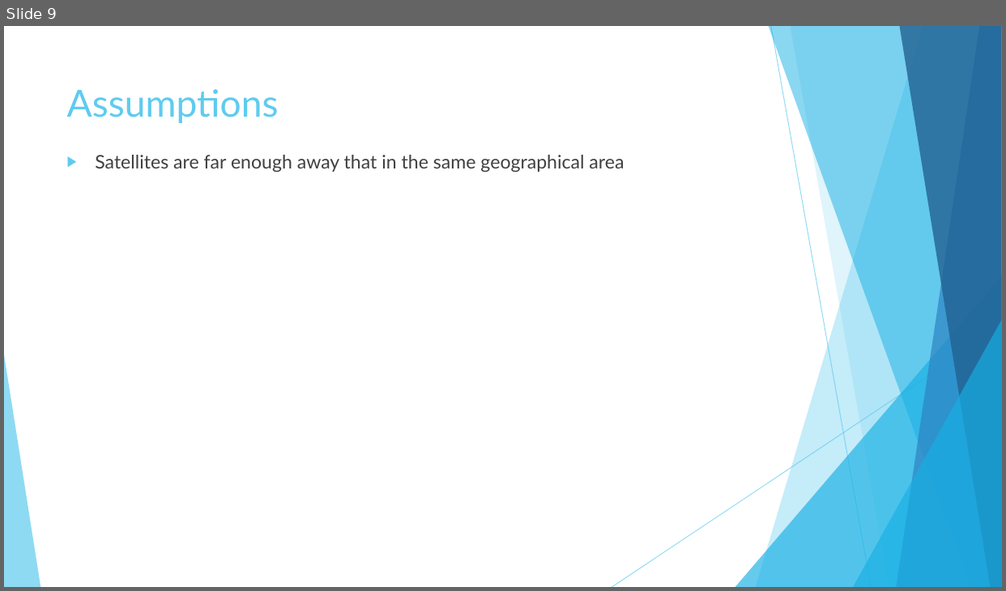
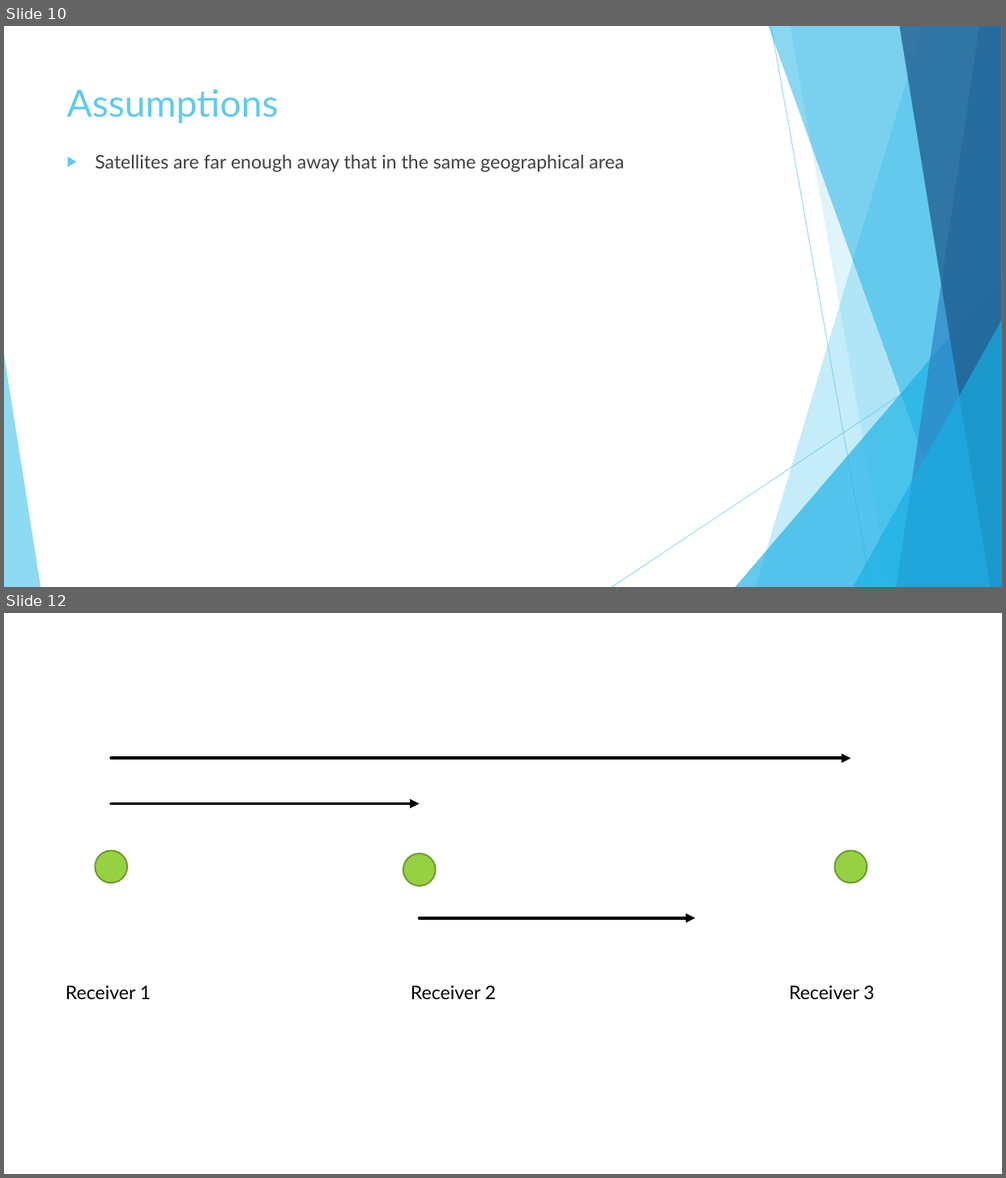
Before and after one commit to Lydia-D/Thesis_GH, a slide deck: Instantaneous Relative Positioning of Multiple GPS Receivers.pptx. Shown one above the other, each under a label of ours: slide 9 before the commit, slides 10 and 12 after it; the slides between them are not shown. The pictures are 1006x591 and 1006x1178 pixels, drawn with LibreOffice and Linux fonts; fonts in the diff are those of the drawing. Boxes give left, top, right and bottom in pixels: in the first picture for what was removed or moved away, otherwise in the second. Text is boxed around its words. In the diff, an @@ line names an element or a change of style, - is before the commit and + after.

```diff
--- a/Instantaneous Relative Positioning of Multiple GPS Receivers.pptx
+++ b/Instantaneous Relative Positioning of Multiple GPS Receivers.pptx
@@ slide 12 added at (4, 613, 1002, 1174), background #FFFFFF @@
@@ arrow added from (111, 758) to (850, 758), #000000 3 pt @@
@@ arrow added from (111, 804) to (420, 804), #000000 3 pt @@
@@ ellipse added at (96, 851, 127, 884), fill #96D141, outline #6F9B30 1.5 pt @@
@@ ellipse added at (403, 854, 435, 886), fill #96D141, outline #6F9B30 1.5 pt @@
@@ ellipse added at (835, 851, 867, 884), fill #96D141, outline #6F9B30 1.5 pt @@
@@ arrow added from (420, 918) to (696, 918), #000000 3 pt @@
@@ text added at (66, 986, 151, 999), 18 pt, text #000000 @@
+Receiver 1
@@ text added at (411, 986, 496, 999), 18 pt, text #000000 @@
+Receiver 2
@@ text added at (789, 986, 874, 1000), 18 pt, text #000000 @@
+Receiver 3
@@ what was slide 9 is now slide 10 @@
```
Also in this commit, not shown: 2 slides changed, 4 other slides added, 11 other files.
